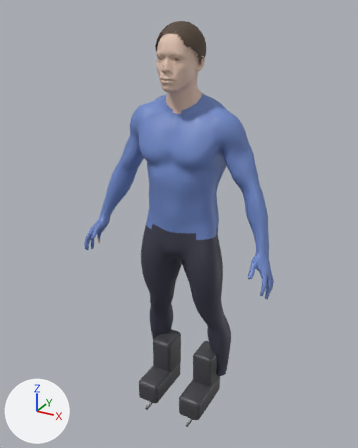
One commit to the glTF model public/models/skater-male.glb: the scene before it, then after it.
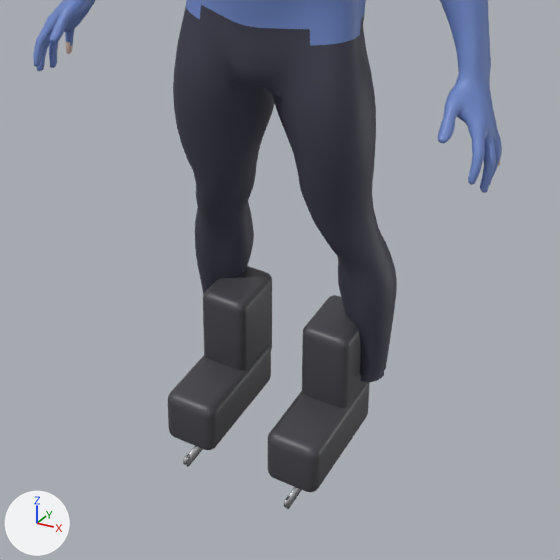
The first picture shows the older version from a 50 mm camera at (0.922, -1.729, 1.805) aimed at (-0.024, -0.008, 0.945). The close-ups show the older and then the newer version on the part from 20% to 83% of the width and 49% to 100% of the height of that picture. Only the edits that show in the close-ups are written down. Every picture has the same lights, and +X, +Y and +Z are marked at lower left. Vertices at exactly the same position are counted once.

Names of what the first close-up shows: 'Skater'.
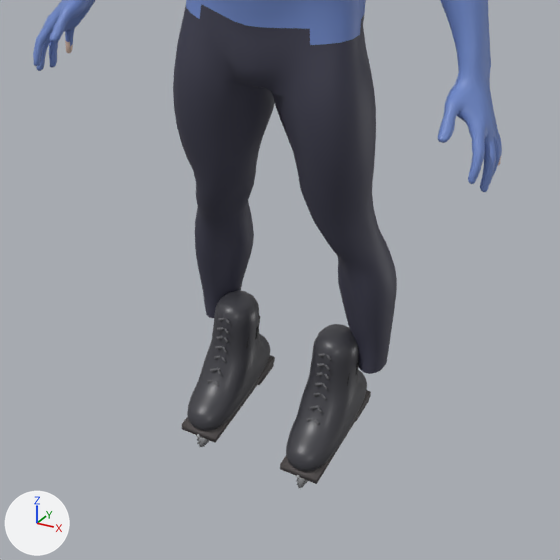
The change, as a diff of the scene's bpy script:
```diff
--- a/public/models/skater-male.glb.py
+++ b/public/models/skater-male.glb.py
@@ mat_lace @@
+mat_lace = principled_material('lace')
+mat_lace.base_color = (0.12, 0.12, 0.13)  # dark grey #616165
+mat_lace.roughness = 0.7
@@ mat_plate @@
+mat_plate = principled_material('plate')
+mat_plate.base_color = (0.8, 0.81, 0.84)  # white #e7e8ec
+mat_plate.metallic = 0.9
+mat_plate.roughness = 0.35
@@ mat_vent @@
+mat_vent = principled_material('vent')
+mat_vent.base_color = (0.02, 0.02, 0.02)  # black #272727
+mat_vent.roughness = 0.6
@@ mat_sole @@
+mat_sole = principled_material('sole')
+mat_sole.base_color = (0.08, 0.07, 0.07)  # dark grey #504b4b
+mat_sole.roughness = 0.6
@@ me_female_v006lowresuv @@
 # used by ob_skater; location = (0.0, 0.0, 0.0)
-me_female_v006lowresuv.from_pydata(...)  # 10737 vertices, 21268 faces; spans x -0.44..0.44, y -0.19..0.11, z 0.0..1.76
+me_female_v006lowresuv.from_pydata(...)  # 10975 vertices, 21592 faces; spans x -0.44..0.44, y -0.18..0.13, z 0.0..1.76
+# me_female_v006lowresuv part 1: the loose piece of 8 vertices spanning x 0.11, y -0.18..0.09, z 0.0..0.03 is scaled about its middle by (5.27, 0.00843, 0.143), then moved by (0.0, -0.02, 0.12), in mat_lace (dark grey #616165)
+# me_female_v006lowresuv part 2: the loose piece of 8 vertices spanning x -0.11, y -0.18..0.09, z 0.0..0.03 is scaled about its middle by (5.27, 0.00843, 0.143), then moved by (0.22, -0.02, 0.12), in mat_lace (dark grey #616165)
+# me_female_v006lowresuv part 3: the loose piece of 8 vertices spanning x 0.11, y -0.19..-0.17, z 0.01..0.03 is scaled about its middle by (5.27, 0.15, 0.281), then moved by (0.0, 0.14, 0.15), in mat_lace (dark grey #616165)
+# me_female_v006lowresuv part 4: the loose piece of 8 vertices spanning x -0.11, y -0.19..-0.17, z 0.01..0.03 is scaled about its middle by (5.27, 0.15, 0.281), then moved by (0.22, 0.14, 0.15), in mat_lace (dark grey #616165)
+# me_female_v006lowresuv part 5: 13 vertices moved from x -0.15..0.15, y -0.14..0.09, z 0.04..0.19 to x -0.15..0.15, y -0.14..0.09, z 0.04..0.22; 919 vertices removed from x -0.2..0.2, y -0.17..0.1, z 0.03..0.31; 981 vertices added at x -0.16..0.16, y -0.14..0.13, z 0.0..0.28
+# other edits to the shape of me_female_v006lowresuv do not show in these pictures
 me_female_v006lowresuv.materials.append(mat_skin)
@@ me_female_v006lowresuv @@
 me_female_v006lowresuv.materials.append(mat_hair)
+me_female_v006lowresuv.materials.append(mat_sole)  # dark grey #504b4b
+me_female_v006lowresuv.materials.append(mat_plate)  # white #e7e8ec
+me_female_v006lowresuv.materials.append(mat_lace)  # dark grey #616165
+me_female_v006lowresuv.materials.append(mat_vent)  # black #272727
```

Where the change shows, as pixel boxes [x1, y1, x2, y2] in the close-ups (560 x 560 px; the box of a moved part takes in the faces that stretch with it):
'Skater', reshaped: before [33, 0, 502, 509]; after [33, 0, 502, 488]
part 1 of me_female_v006lowresuv, moved or reshaped: before [286, 487, 302, 509]; after [307, 418, 313, 421]
part 2 of me_female_v006lowresuv, moved or reshaped: before [186, 446, 203, 467]; after [315, 419, 319, 425]
part 3 of me_female_v006lowresuv, moved or reshaped: before [284, 496, 290, 508]; after [314, 393, 320, 396]
part 4 of me_female_v006lowresuv, moved or reshaped: before [183, 454, 190, 465]; after [321, 394, 326, 400]
part 5 of me_female_v006lowresuv, moved or reshaped: before [168, 266, 386, 492]; after [182, 290, 371, 488]
